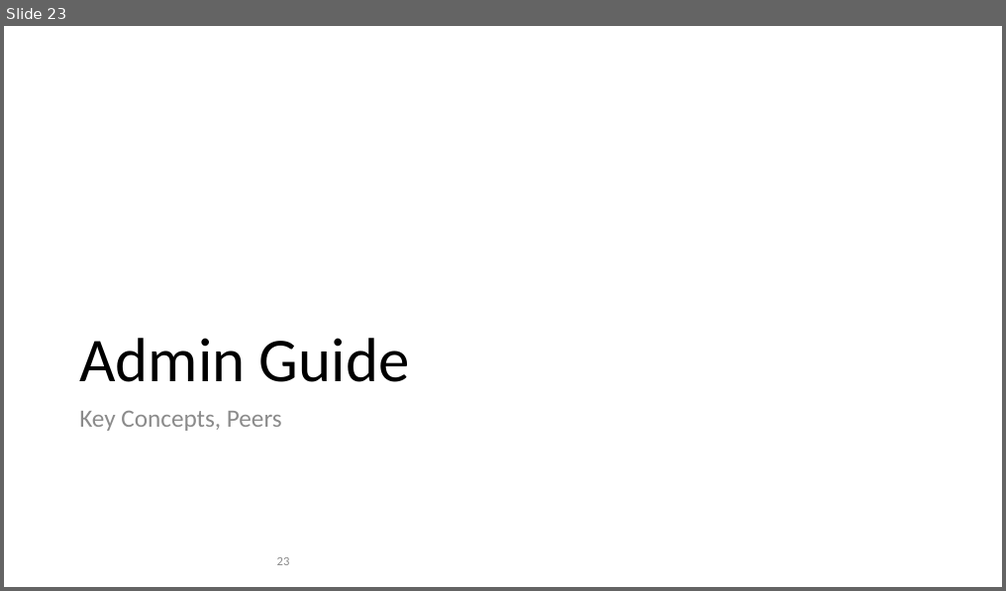
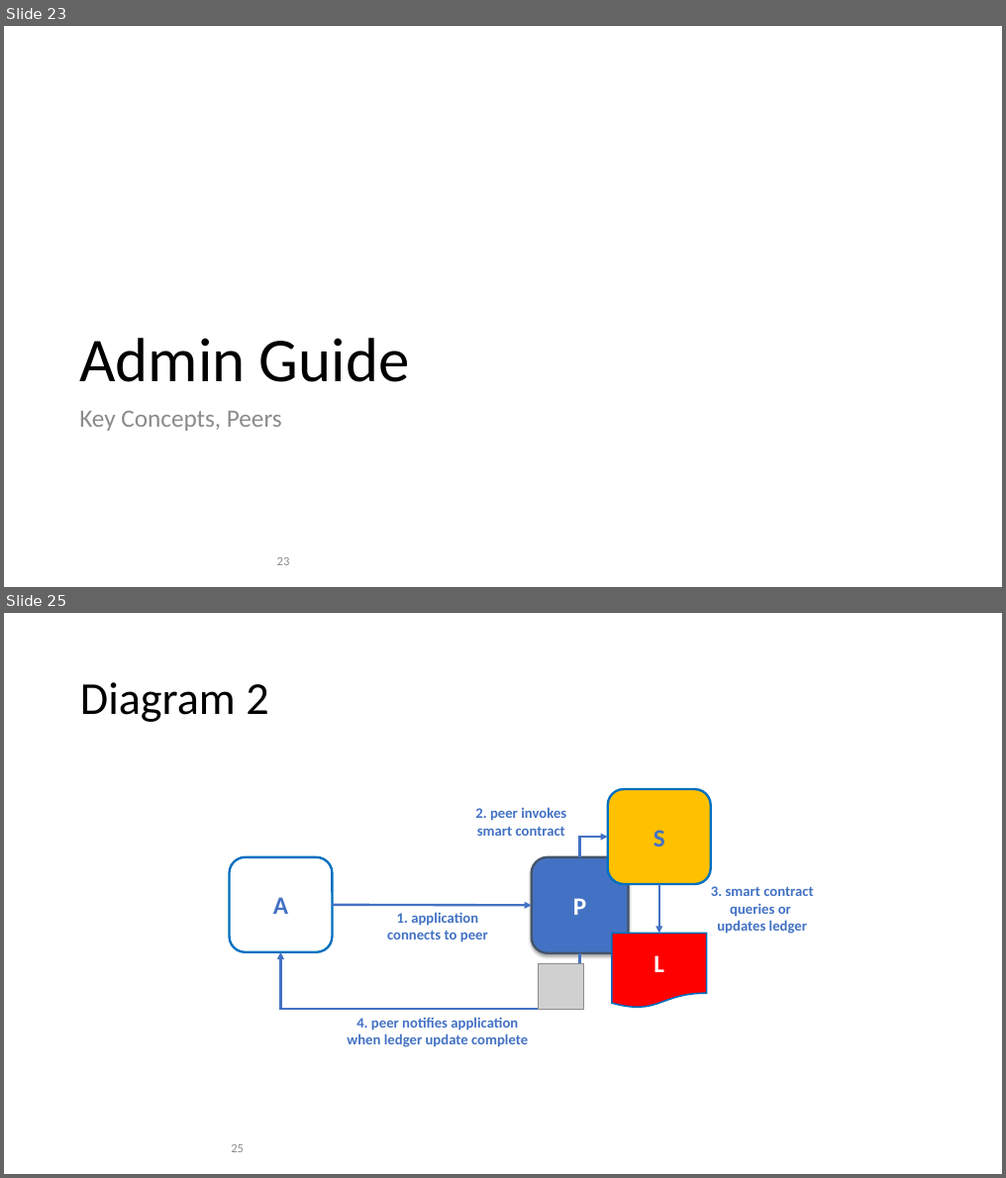
Before and after one commit to FabricTOC/FabricTOC, a slide deck: docs/OtherSourceMaterial/Diagrams.pptx. Shown one above the other, each under a label of ours: slide 23 before the commit, slides 23 and 25 after it; the slides between them are not shown. The pictures are 1006x591 and 1006x1178 pixels, drawn with LibreOffice and Linux fonts; fonts in the diff are those of the drawing; grey boxes stand for pictures. Boxes give left, top, right and bottom in pixels: in the first picture for what was removed or moved away, otherwise in the second. Text is boxed around its words. In the diff, an @@ line names an element or a change of style, - is before the commit and + after.

Commit message:
Peer and Identity updates

```diff
--- a/docs/OtherSourceMaterial/Diagrams.pptx
+++ b/docs/OtherSourceMaterial/Diagrams.pptx
@@ slide 25 added at (4, 613, 1002, 1174), background #FFFFFF @@
@@ title added at (80, 682, 268, 722), 44 pt, text #000000 @@
+Diagram 2
@@ group added at (230, 789, 813, 1048): 4 texts, 3 rounded rectangles, 2 arrows, 2 elbow arrows, 1 flow chart document, 1 picture @@
+P
+L
+S
+3. smart contract queries or
+updates ledger
+A
+1. application connects to peer
+2. peer invokes smart contract
+4. peer notifies application when ledger update complete
@@ page number added at (231, 1145, 244, 1153), 12 pt, text #8C8C8C @@
+25
```
Also in this commit, not shown: 1 slide changed, 2 other slides added, 8 other files.
